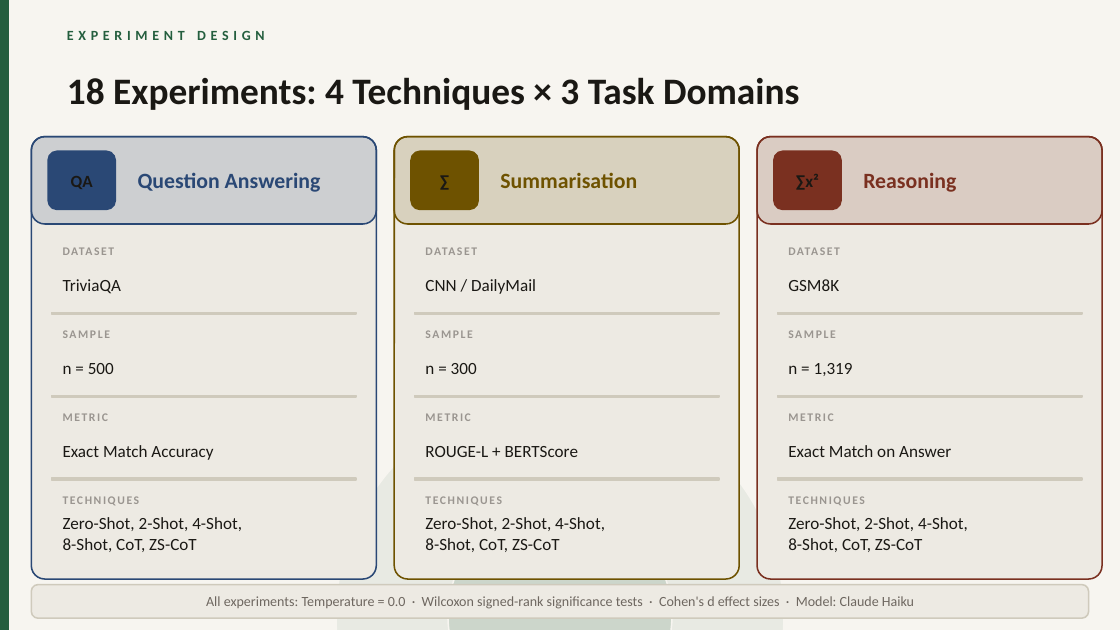
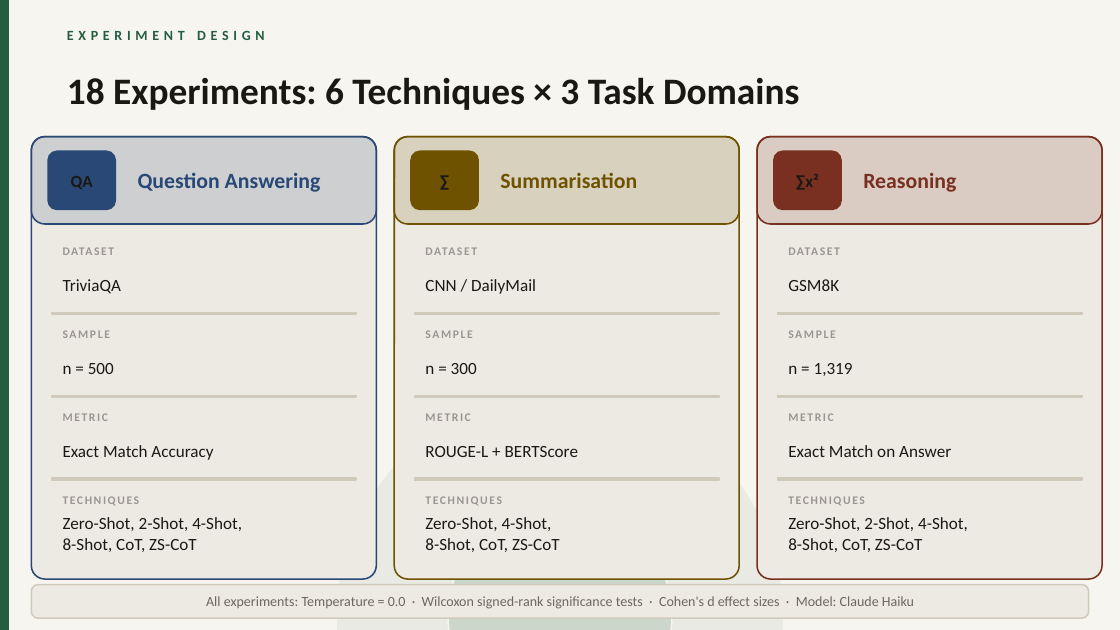
Before and after one commit to Varun-Kumar-DS/peef-dissertation, a slide deck: slide 5 of PEEF_Presentation_Final.pptx. Drawn at 1120x630 pixels with LibreOffice and Linux fonts; fonts in the diff are those of the drawing. Boxes give left, top, right and bottom in pixels: in the first picture for what was removed or moved away, otherwise in the second. Text is boxed around its words. In the diff, an @@ line names an element or a change of style, - is before the commit and + after.

```diff
--- a/PEEF_Presentation_Final.pptx
+++ b/PEEF_Presentation_Final.pptx
@@ text at <box>67,77,799,110</box>: text changed @@
-18 Experiments: 4 Techniques × 3 Task Domains
+18 Experiments: 6 Techniques × 3 Task Domains
@@ text at <box>425,517,552,531</box>: text changed @@
-Zero-Shot, 2-Shot, 4-Shot,
+Zero-Shot, 4-Shot,
```
Also in this commit, not shown: 6 other slides changed, 2 other files.
